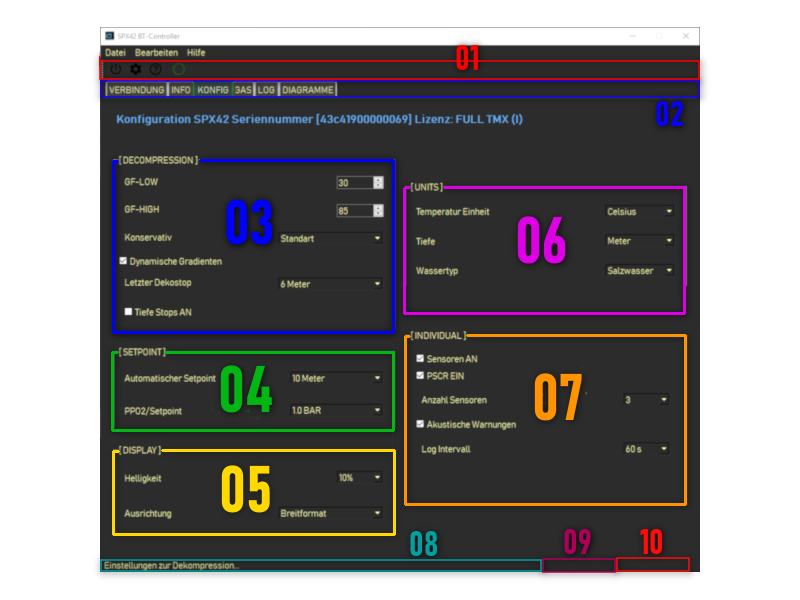
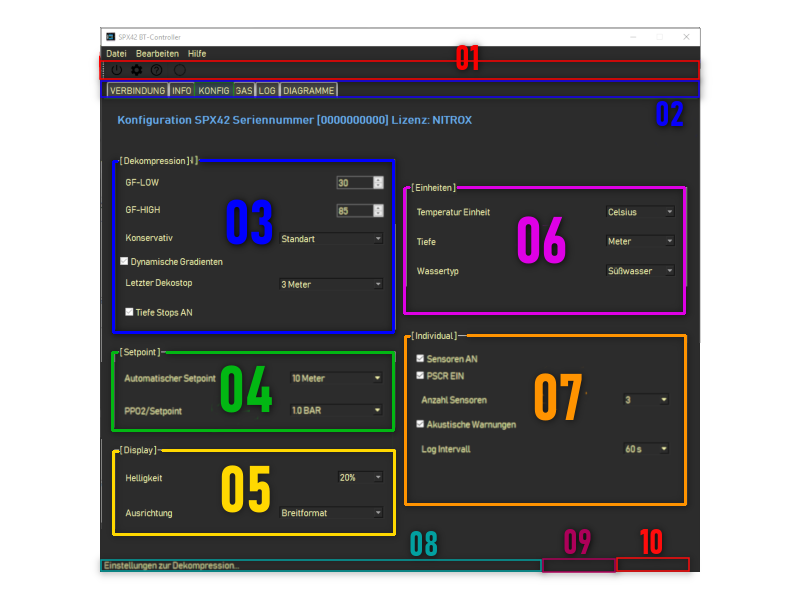
Layer changes from the first 800×600 image to the second:
painted on "Eingefügte Ebene" over (x1=443, y1=186, x2=457, y2=189)
painted on "Eingefügte Ebene #1" over (x1=437, y1=182, x2=457, y2=195)
painted on "dark_config.png" over (x1=101, y1=28, x2=701, y2=529)
